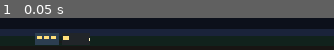
Above: before the commit, frame 1.
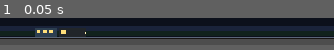
Above: after the commit, the same moment.

Repository: SergeyGlazunov/night-line
Game: Godot game, scene res://scenes/Main.tscn
The game is run twice, just before and just after one commit, with the same random seed, the same clock (stepped at 60 frames per second) and the same inputs.
Inputs:
- Up to frame 1 (0.05 s): no input
In our replay, the window is 334x32 before the commit and 334x27 after it. These sizes can differ from the game's own. Grey fills any space a smaller window leaves; there, only what the larger window draws over its background counts as a difference.

The runs differ from the first frame. In frame 1, 46% of the frame differs, in the area x 0-100%, y 25-85%.

Commit message:
Tighten companion strip to 120px and fix rain loop
Shrink viewport/window height, thin ground and parallax bands so
the train sits closer to the rail, and force OGG loop flags at
runtime so rain keeps playing.

Co-authored-by: SergeyGlazunov <SergeyGlazunov@users.noreply.github.com>

Diff:
--- a/src/project.godot
+++ b/src/project.godot
@@ -19,7 +19,7 @@
 [display]
 
 window/size/viewport_width=1920
-window/size/viewport_height=180
+window/size/viewport_height=120
 window/stretch/mode="canvas_items"
 window/stretch/aspect="expand"
 
--- a/src/scenes/Main.tscn
+++ b/src/scenes/Main.tscn
@@ -9,7 +9,7 @@
 
 [node name="Sky" type="ColorRect" parent="."]
 offset_right = 1920.0
-offset_bottom = 180.0
+offset_bottom = 120.0
 mouse_filter = 2
 color = Color(0.0470588, 0.0627451, 0.105882, 1)
 
@@ -18,9 +18,9 @@
 autoscroll = Vector2(-30, 0)
 
 [node name="Mountains" type="ColorRect" parent="MountainsLayer"]
-offset_top = 60.0
+offset_top = 48.0
 offset_right = 1920.0
-offset_bottom = 180.0
+offset_bottom = 88.0
 mouse_filter = 2
 color = Color(0.101961, 0.137255, 0.227451, 1)
 
@@ -29,90 +29,90 @@
 autoscroll = Vector2(-90, 0)
 
 [node name="Forest" type="ColorRect" parent="ForestLayer"]
-offset_top = 100.0
+offset_top = 72.0
 offset_right = 1920.0
-offset_bottom = 180.0
+offset_bottom = 102.0
 mouse_filter = 2
 color = Color(0.0666667, 0.133333, 0.109804, 1)
 
 [node name="Ground" type="ColorRect" parent="."]
-offset_top = 155.0
+offset_top = 108.0
 offset_right = 1920.0
-offset_bottom = 180.0
+offset_bottom = 120.0
 mouse_filter = 2
 color = Color(0.0941176, 0.0823529, 0.0745098, 1)
 
 [node name="Rail" type="ColorRect" parent="Ground"]
 offset_right = 1920.0
-offset_bottom = 4.0
+offset_bottom = 3.0
 mouse_filter = 2
 color = Color(0.352941, 0.396078, 0.466667, 1)
 
 [node name="Train" type="Node2D" parent="."]
-position = Vector2(200, 85)
+position = Vector2(200, 58)
 
 [node name="PassengerCar" type="Node2D" parent="Train"]
 
 [node name="Body" type="ColorRect" parent="Train/PassengerCar"]
-offset_right = 140.0
-offset_bottom = 65.0
+offset_right = 130.0
+offset_bottom = 50.0
 mouse_filter = 2
 color = Color(0.172549, 0.243137, 0.313726, 1)
 
 [node name="Window1" type="ColorRect" parent="Train/PassengerCar"]
-offset_left = 15.0
-offset_top = 15.0
-offset_right = 40.0
-offset_bottom = 35.0
+offset_left = 12.0
+offset_top = 12.0
+offset_right = 32.0
+offset_bottom = 28.0
 mouse_filter = 2
 color = Color(1, 0.87451, 0.478431, 1)
 
 [node name="Window2" type="ColorRect" parent="Train/PassengerCar"]
-offset_left = 55.0
-offset_top = 15.0
-offset_right = 80.0
-offset_bottom = 35.0
+offset_left = 48.0
+offset_top = 12.0
+offset_right = 68.0
+offset_bottom = 28.0
 mouse_filter = 2
 color = Color(1, 0.87451, 0.478431, 1)
 
 [node name="Window3" type="ColorRect" parent="Train/PassengerCar"]
-offset_left = 95.0
-offset_top = 15.0
-offset_right = 120.0
-offset_bottom = 35.0
+offset_left = 84.0
+offset_top = 12.0
+offset_right = 104.0
+offset_bottom = 28.0
 mouse_filter = 2
 color = Color(1, 0.87451, 0.478431, 1)
 
 [node name="Coupler" type="ColorRect" parent="Train"]
-offset_left = 140.0
-offset_top = 45.0
-offset_right = 155.0
-offset_bottom = 53.0
+offset_left = 130.0
+offset_top = 34.0
+offset_right = 142.0
+offset_bottom = 40.0
 mouse_filter = 2
 color = Color(0.101961, 0.101961, 0.101961, 1)
 
 [node name="Locomotive" type="Node2D" parent="Train"]
-position = Vector2(155, 0)
+position = Vector2(142, 0)
 
 [node name="Body" type="ColorRect" parent="Train/Locomotive"]
-offset_right = 160.0
-offset_bottom = 65.0
+offset_right = 150.0
+offset_bottom = 50.0
 mouse_filter = 2
 color = Color(0.129412, 0.145098, 0.160784, 1)
 
 [node name="Cabin" type="ColorRect" parent="Train/Locomotive"]
 offset_left = 10.0
-offset_top = 15.0
-offset_right = 40.0
-offset_bottom = 40.0
+offset_top = 12.0
+offset_right = 36.0
+offset_bottom = 32.0
 mouse_filter = 2
 color = Color(1, 0.87451, 0.478431, 1)
 
 [node name="Headlight" type="ColorRect" parent="Train/Locomotive"]
-offset_left = 155.0
-offset_top = 30.0
-offset_right = 160.0
-offset_bottom = 42.0
+offset_left = 145.0
+offset_top = 22.0
+offset_right = 150.0
+offset_bottom = 32.0
 mouse_filter = 2
 color = Color(1, 0.956863, 0.721569, 1)
 
@@ -125,5 +125,5 @@
 
 [node name="RainLoop" type="AudioStreamPlayer" parent="Audio"]
 stream = ExtResource("3_rain")
-volume_db = -8.0
+volume_db = -6.0
 autoplay = true
--- a/src/scripts/Main.gd
+++ b/src/scripts/Main.gd
@@ -1,6 +1,6 @@
 extends Node2D
 
-const WINDOW_HEIGHT := 180
+const WINDOW_HEIGHT := 120
 
 @onready var _rail_loop: AudioStreamPlayer = $Audio/RailLoop
 @onready var _rain_loop: AudioStreamPlayer = $Audio/RainLoop
@@ -26,12 +26,21 @@
 
 
 func start_ambiance() -> void:
+	_ensure_loop(_rail_loop)
+	_ensure_loop(_rain_loop)
+
 	if _rail_loop.stream != null and not _rail_loop.playing:
 		_rail_loop.play()
 	if _rain_loop.stream != null and not _rain_loop.playing:
 		_rain_loop.play()
 
 
+func _ensure_loop(player: AudioStreamPlayer) -> void:
+	var stream := player.stream
+	if stream is AudioStreamOggVorbis:
+		(stream as AudioStreamOggVorbis).loop = true
+
+
 func _input(event: InputEvent) -> void:
 	if event.is_action_pressed("ui_cancel"):
 		get_tree().quit()
